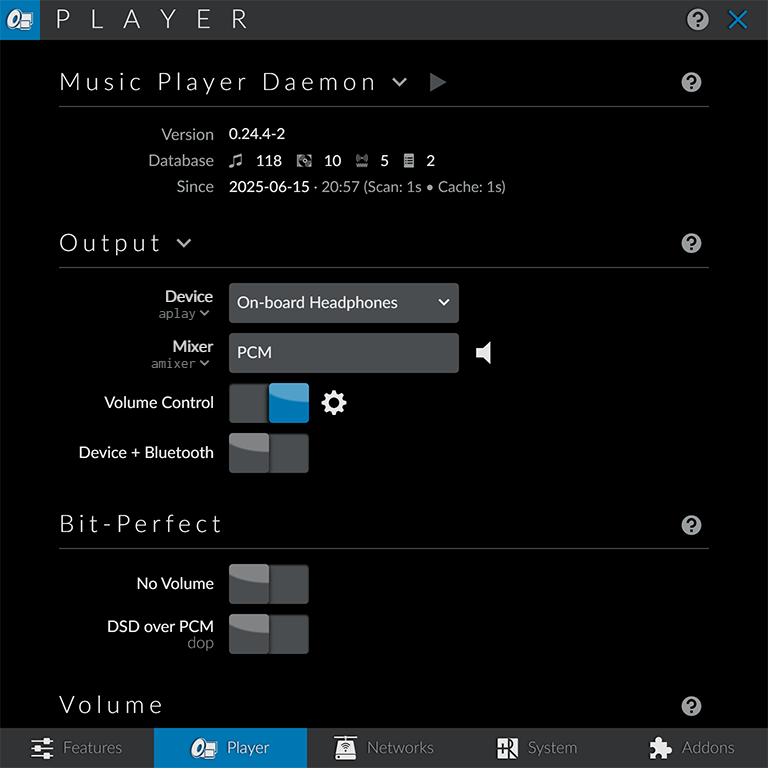
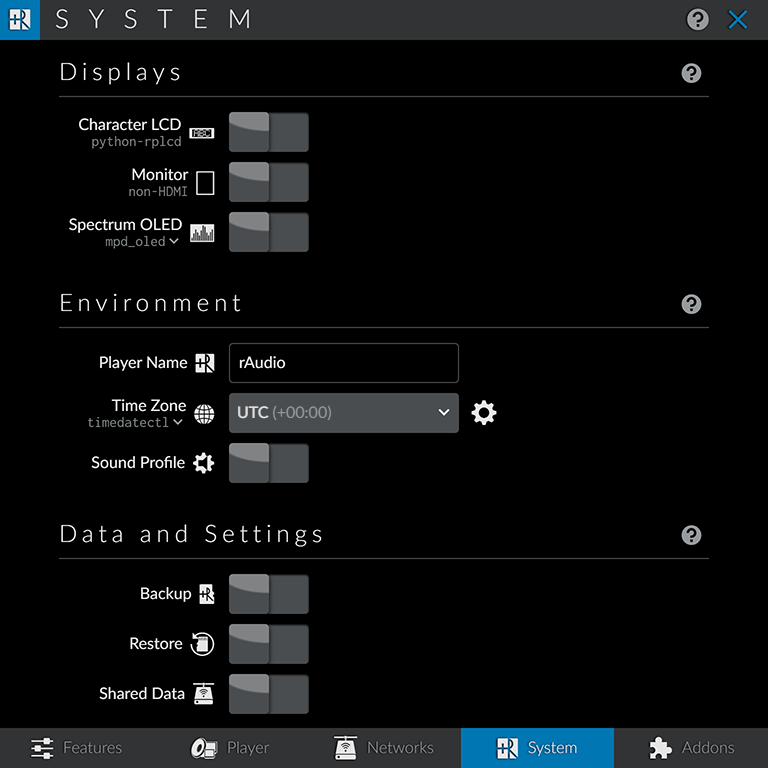
The second 768 x 768 image is a revision of the first. Changes to its layers:
showed "55", painted on it over [0, 0, 768, 768]
hid "50", painted on it over [0, 0, 768, 768]
